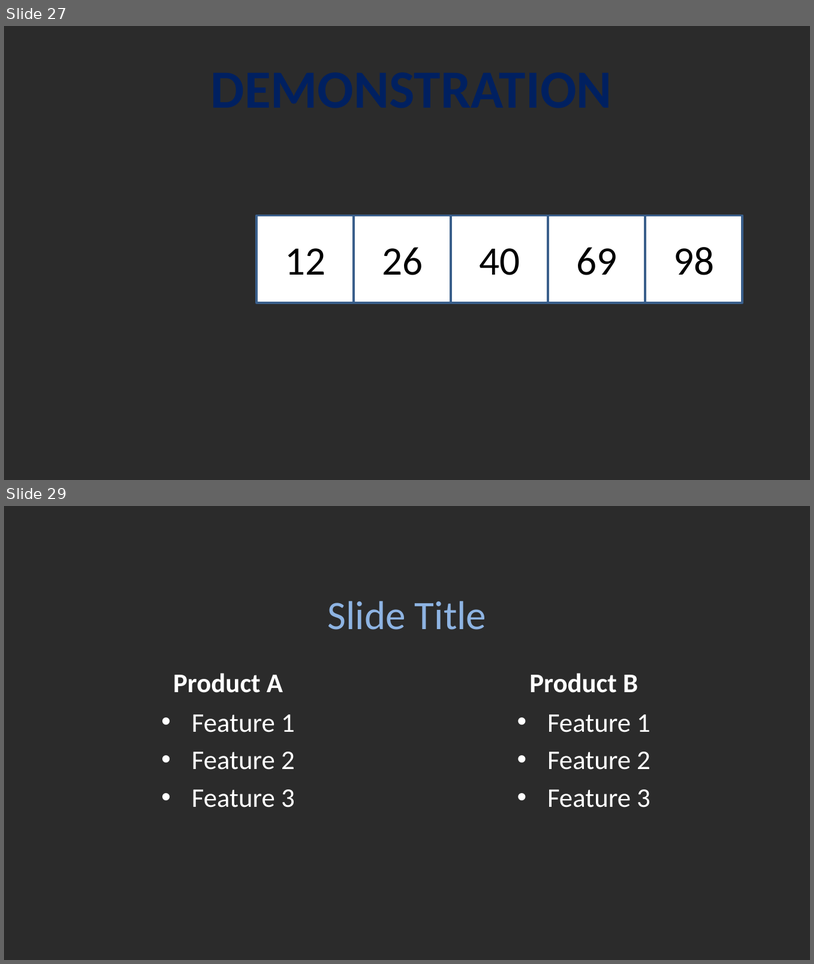
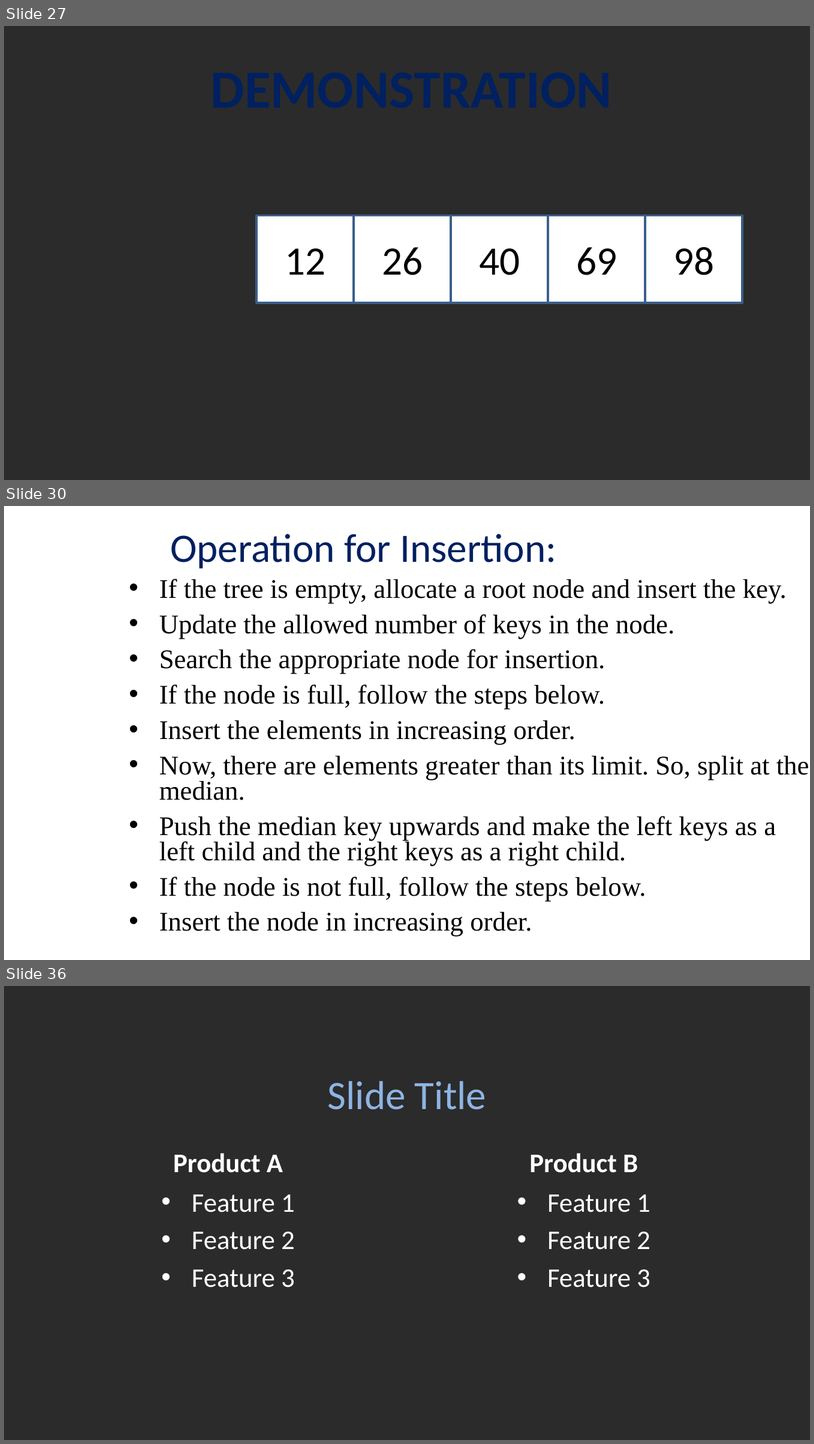
Before and after one commit to viettungvuong/Seminar, a slide deck: Seminar.pptx. Shown one above the other, each under a label of ours: slides 27 and 29 before the commit, slides 27, 30 and 36 after it; the slides between them are not shown. The pictures are 814x964 and 814x1444 pixels, drawn with LibreOffice and Linux fonts; fonts in the diff are those of the drawing; background and template pictures are left out; a plain dark background stands for a picture behind light text. Boxes give left, top, right and bottom in pixels: in the first picture for what was removed or moved away, otherwise in the second. Text is boxed around its words. In the diff, an @@ line names an element or a change of style, - is before the commit and + after.

```diff
--- a/Seminar.pptx
+++ b/Seminar.pptx
@@ slide 30 added at [4, 506, 810, 960], background picture (left out) @@
@@ title added at [170, 534, 557, 568], 36 pt, text #002060 @@
+Operation for Insertion:
@@ text added at [159, 579, 810, 936], 24 pt, text #000000 @@
+• If the tree is empty, allocate a root node and insert the key.
+• Update the allowed number of keys in the node.
+• Search the appropriate node for insertion.
+• If the node is full, follow the steps below.
+• Insert the elements in increasing order.
+• Now, there are elements greater than its limit. So, split at the median.
+• Push the median key upwards and make the left keys as a left child and the right keys as a right child.
+• If the node is not full, follow the steps below.
+• Insert the node in increasing order.
@@ what was slide 29 is now slide 36 @@
```
Also in this commit, not shown: 7 other slides added, 1 slide removed, 1 other file.
